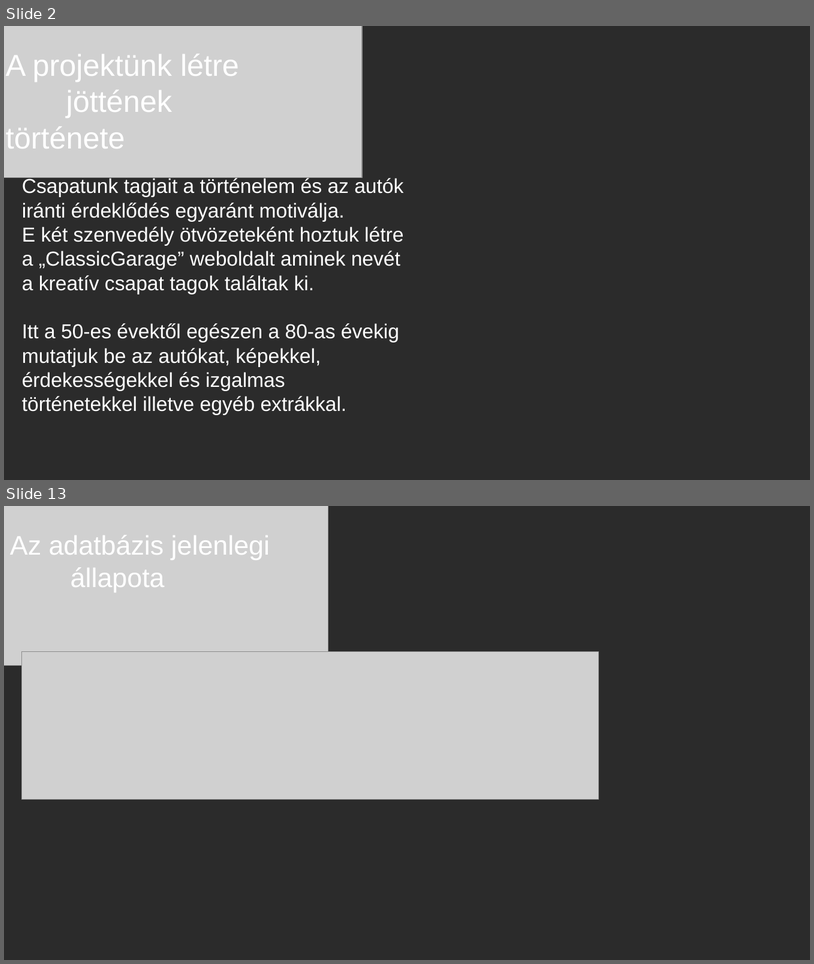
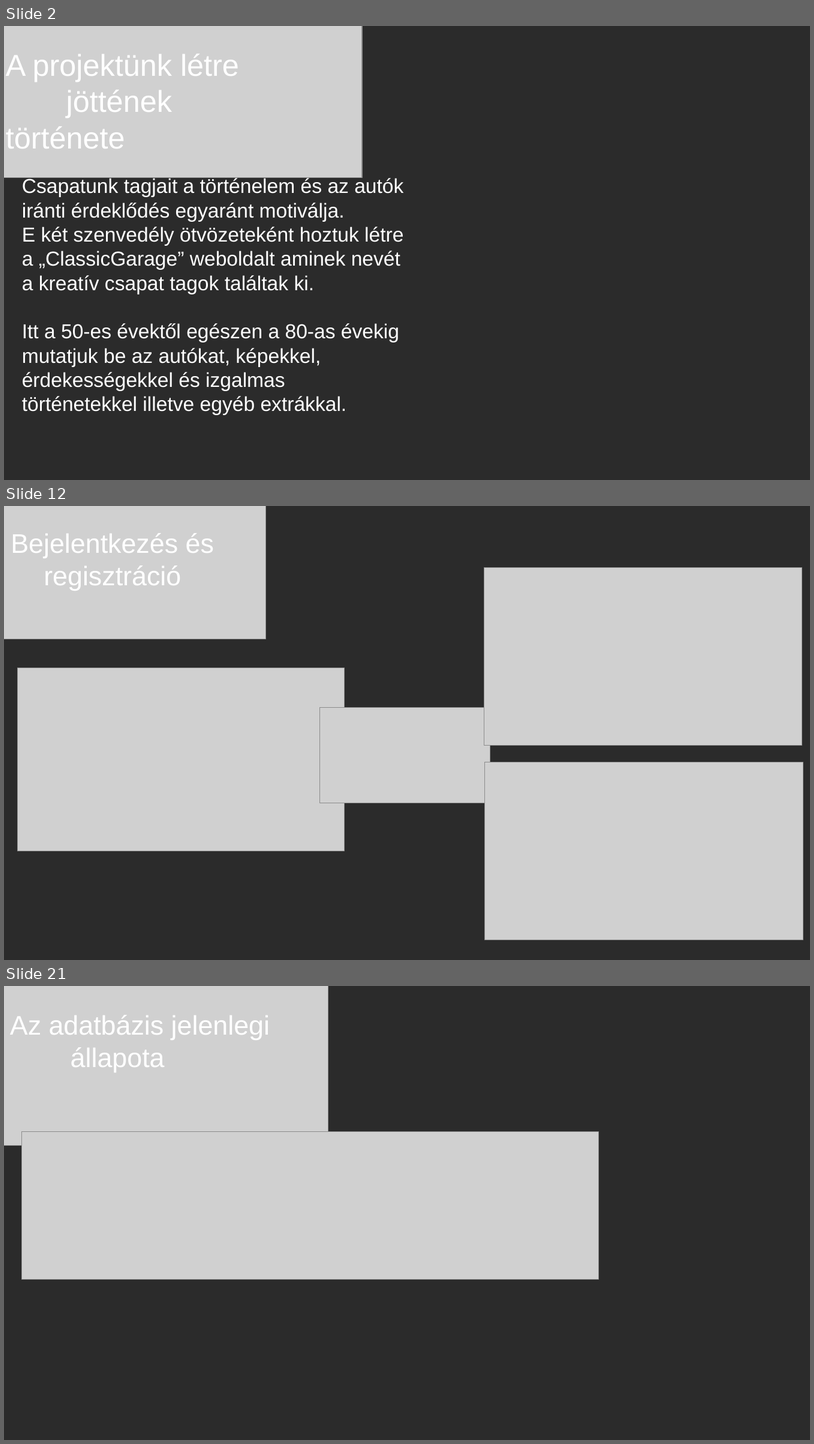
Before and after one commit to ponuzsr/vizsgaremek, a slide deck: Vizsgaremek_Ppt.pptx. Shown one above the other, each under a label of ours: slides 2 and 13 before the commit, slides 2, 12 and 21 after it; the slides between them are not shown. The pictures are 814x964 and 814x1444 pixels, drawn with LibreOffice and Linux fonts; fonts in the diff are those of the drawing; grey boxes stand for pictures; background and template pictures are left out; a plain dark background stands for a picture behind light text. Boxes give left, top, right and bottom in pixels: in the first picture for what was removed or moved away, otherwise in the second. Text is boxed around its words. In the diff, an @@ line names an element or a change of style, - is before the commit and + after.

```diff
--- a/Vizsgaremek_Ppt.pptx
+++ b/Vizsgaremek_Ppt.pptx
@@ slide 12 added at <box>4,506,810,960</box>, background picture (left out) @@
@@ picture added at <box>4,506,266,639</box> @@
@@ text added at <box>11,533,214,591</box>, 32 pt, text #FFFFFF @@
+Bejelentkezés és regisztráció
@@ picture added at <box>485,568,803,745</box> @@
@@ picture added at <box>17,667,345,851</box> @@
@@ picture added at <box>320,708,490,803</box> @@
@@ picture added at <box>485,762,804,939</box> @@
@@ what was slide 13 is now slide 21 @@
```
Also in this commit, not shown: 7 slides changed, 11 other slides added, 7 slides removed.
